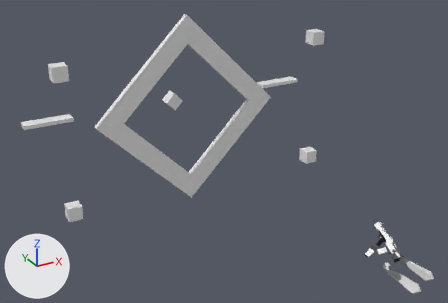
An edit to the Blender file ProtoBullpupRig.blend, drawn before and after from the same camera.
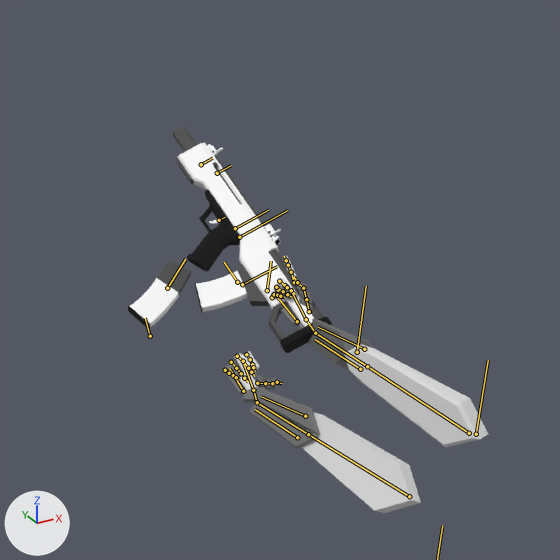
There are two pictures of each version: one whole from a camera (50 mm lens) standing at (-38.3, -34.3, 32.5) and looking at (-3.9, 28.3, 1.2), one close up on the part from 76% to 100% of the width and 64% to 100% of the height. Every picture has the same lights, and +X, +Y and +Z are marked at lower left. Both versions are drawn at frame 50 of the action 'ReloadTactical'; the numbers are the values there. The bones that bend it are drawn over the model as lines in the close-ups.

In view in the first close-up: 'IronSights', 'Magazine', 'ProtoBullpup', 'ProtoHandsModel'.
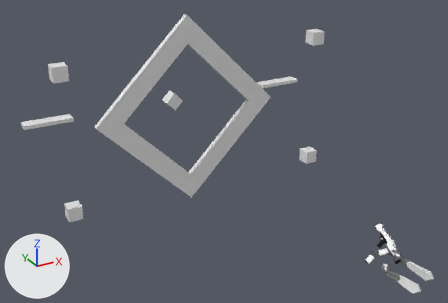
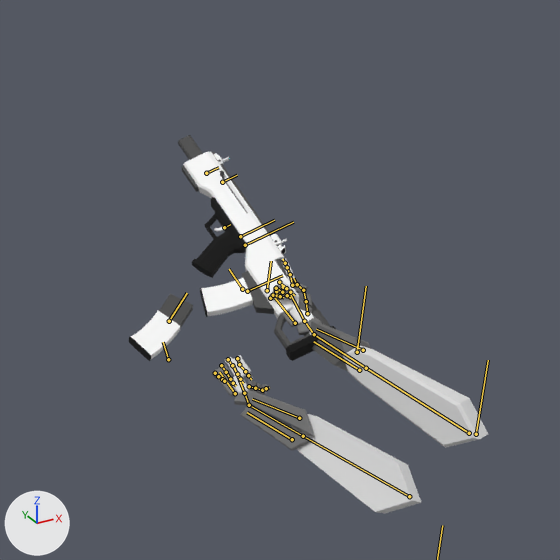
Pixel boxes [x1, y1, x2, y2] of what changed, in the close-ups (560 x 560 px):
```json
{"object": "ProtoHandsModel", "change": "posed", "before": [223, 256, 488, 513], "after": [213, 258, 488, 514]}
{"object": "ProtoBullpup", "change": "posed", "before": [172, 127, 332, 353], "after": [178, 135, 336, 361]}
{"object": "Magazine", "change": "posed", "before": [128, 260, 248, 329], "after": [129, 278, 253, 361]}
{"object": "IronSights", "change": "posed", "before": [207, 144, 281, 237], "after": [213, 153, 287, 247]}
{"bone": "Middle2.L", "before": "(243, 361) to (248, 368)", "after": "(232, 365) to (237, 374)"}
{"bone": "Index2.L", "before": "(250, 359) to (252, 364)", "after": "(239, 364) to (245, 371)"}
{"bone": "Thumb2.L", "before": "(265, 383) to (272, 383)", "after": "(255, 388) to (262, 390)"}
{"bone": "Thumb3.L", "before": "(272, 383) to (277, 382)", "after": "(262, 390) to (266, 388)"}
{"bone": "Pinky2.L", "before": "(229, 373) to (233, 375)", "after": "(218, 376) to (222, 379)"}
{"bone": "Ring2.L", "before": "(236, 368) to (241, 373)", "after": "(226, 372) to (230, 379)"}
{"bone": "IKTarget.L", "before": "(150, 336) to (145, 318)", "after": "(168, 359) to (163, 342)"}
{"bone": "Controller", "before": "(239, 237) to (287, 210)", "after": "(245, 245) to (293, 222)"}
{"bone": "Mag2", "before": "(167, 288) to (185, 259)", "after": "(169, 321) to (187, 293)"}
```

Scene script edits in JSON lines:
```json
{"block": "bone_middle2_l", "where": "bone_middle2_l = bpy.data.objects['ProtoHandsRig'].pose.bones['Middle2.L']  # child of 'Middle1.L'"}
{"op": "set", "path": "bone_middle2_l.rotation_quaternion", "old": "(0.971, 0.0, 0.0, 0.238)", "new": "(0.868, 0.0, 0.0, 0.494)", "note": "degrees (0, 0, 27) -> degrees (0, 0, 59)"}
{"block": "bone_index2_l", "where": "bone_index2_l = bpy.data.objects['ProtoHandsRig'].pose.bones['Index2.L']  # child of 'Index1.L'"}
{"op": "set", "path": "bone_index2_l.rotation_quaternion", "old": "(0.999, 0.0, 0.0, 0.052)", "new": "(0.793, 0.0, 0.0, 0.596)", "note": "degrees (0, 0, 6) -> degrees (0, 0, 74)"}
{"block": "bone_thumb2_l", "where": "bone_thumb2_l = bpy.data.objects['ProtoHandsRig'].pose.bones['Thumb2.L']  # child of 'Thumb1.L'"}
{"op": "set", "path": "bone_thumb2_l.rotation_quaternion", "old": "(0.998, 0.067, 0.0, 0.0)", "new": "(1.0, 0.019, 0.0, 0.0)", "note": "degrees (8, 0, 0) -> degrees (2, 0, 0)"}
{"block": "bone_thumb3_l", "where": "bone_thumb3_l = bpy.data.objects['ProtoHandsRig'].pose.bones['Thumb3.L']  # child of 'Thumb2.L'"}
{"op": "set", "path": "bone_thumb3_l.rotation_quaternion", "old": "(0.994, 0.108, 0.0, 0.0)", "new": "(0.978, 0.208, 0.0, 0.0)", "note": "degrees (12, 0, 0) -> degrees (24, 0, 0)"}
{"block": "bone_pinky2_l", "where": "bone_pinky2_l = bpy.data.objects['ProtoHandsRig'].pose.bones['Pinky2.L']  # child of 'Pinky1.L'"}
{"op": "set", "path": "bone_pinky2_l.rotation_quaternion", "old": "(0.964, 0.0, 0.0, 0.265)", "new": "(0.826, 0.0, 0.0, 0.56)", "note": "degrees (0, 0, 31) -> degrees (0, 0, 68)"}
{"block": "bone_ring2_l", "where": "bone_ring2_l = bpy.data.objects['ProtoHandsRig'].pose.bones['Ring2.L']  # child of 'Ring1.L'"}
{"op": "set", "path": "bone_ring2_l.rotation_quaternion", "old": "(0.993, 0.0, 0.0, 0.121)", "new": "(0.862, 0.0, 0.0, 0.5)", "note": "degrees (0, 0, 14) -> degrees (0, 0, 60)"}
{"block": "bone_iktarget_l", "where": "bone_iktarget_l = bpy.data.objects['ProtoHandsRig'].pose.bones['IKTarget.L']"}
{"op": "set", "path": "bone_iktarget_l.location", "old": "(-2.77, -0.87, -1.34)", "new": "(-2.81, -1.49, -1.2)"}
{"block": "bone_controller", "where": "bone_controller = bpy.data.objects['ProtoHandsRig'].pose.bones['Controller']  # child of 'Weapon'"}
{"op": "set", "path": "bone_controller.location", "old": "(0.92, 0.04, -4.16)", "new": "(0.92, -0.05, -4.0)"}
{"op": "set", "path": "bone_controller.rotation_quaternion", "old": "(0.853, 0.176, 0.025, -0.49)", "new": "(0.825, 0.174, 0.035, -0.537)", "note": "degrees (16, 12, -58) -> degrees (15, 14, -64)"}
{"block": "bone_mag2", "where": "bone_mag2 = bpy.data.objects['ProtoHandsRig'].pose.bones['Mag2']  # child of 'Weapon'"}
{"op": "set", "path": "bone_mag2.location", "old": "(-1.3, -0.09, -5.82)", "new": "(-1.09, -0.32, -5.48)"}
```
